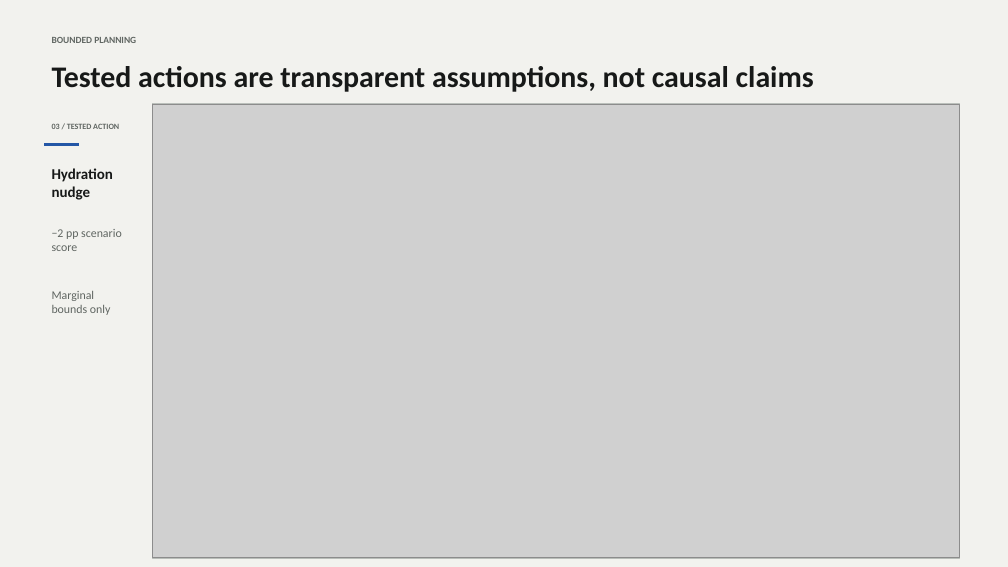
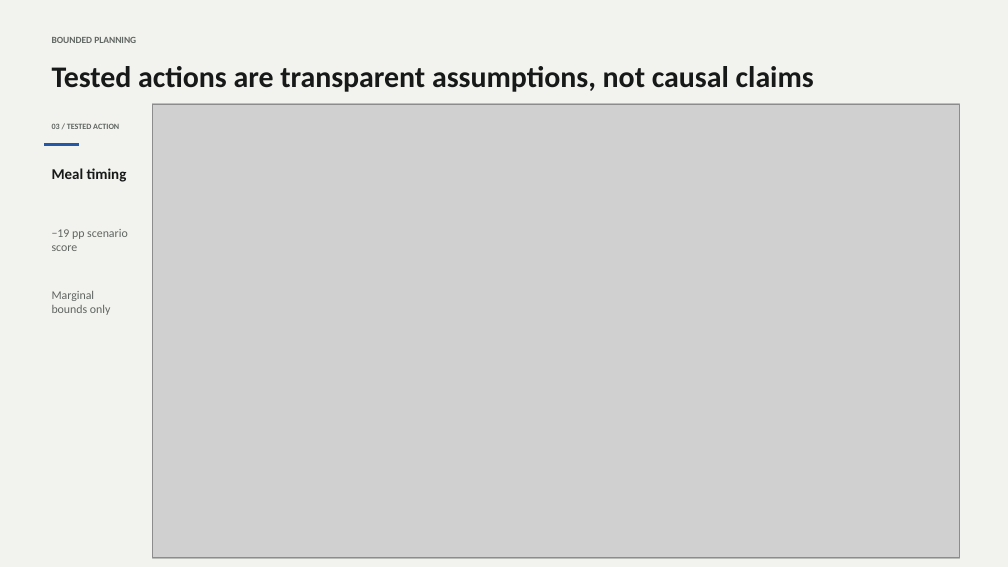
Before and after one commit to kevinmeix1/adherence-os, a slide deck: slide 6 of outputs/adherence-os-demo.pptx. Drawn at 1008x567 pixels with LibreOffice and Linux fonts; fonts in the diff are those of the drawing; grey boxes stand for pictures. Boxes give left, top, right and bottom in pixels: in the first picture for what was removed or moved away, otherwise in the second. Text is boxed around its words. In the diff, an @@ line names an element or a change of style, - is before the commit and + after.

```diff
--- a/outputs/adherence-os-demo.pptx
+++ b/outputs/adherence-os-demo.pptx
@@ text at (x1=52, y1=168, x2=127, y2=182): text changed @@
-Hydration nudge
+Meal timing
@@ text at (x1=52, y1=229, x2=128, y2=251): text changed @@
-−2 pp scenario score
+−19 pp scenario score
```
Also in this commit, not shown: 4 other slides changed, 33 other files.
